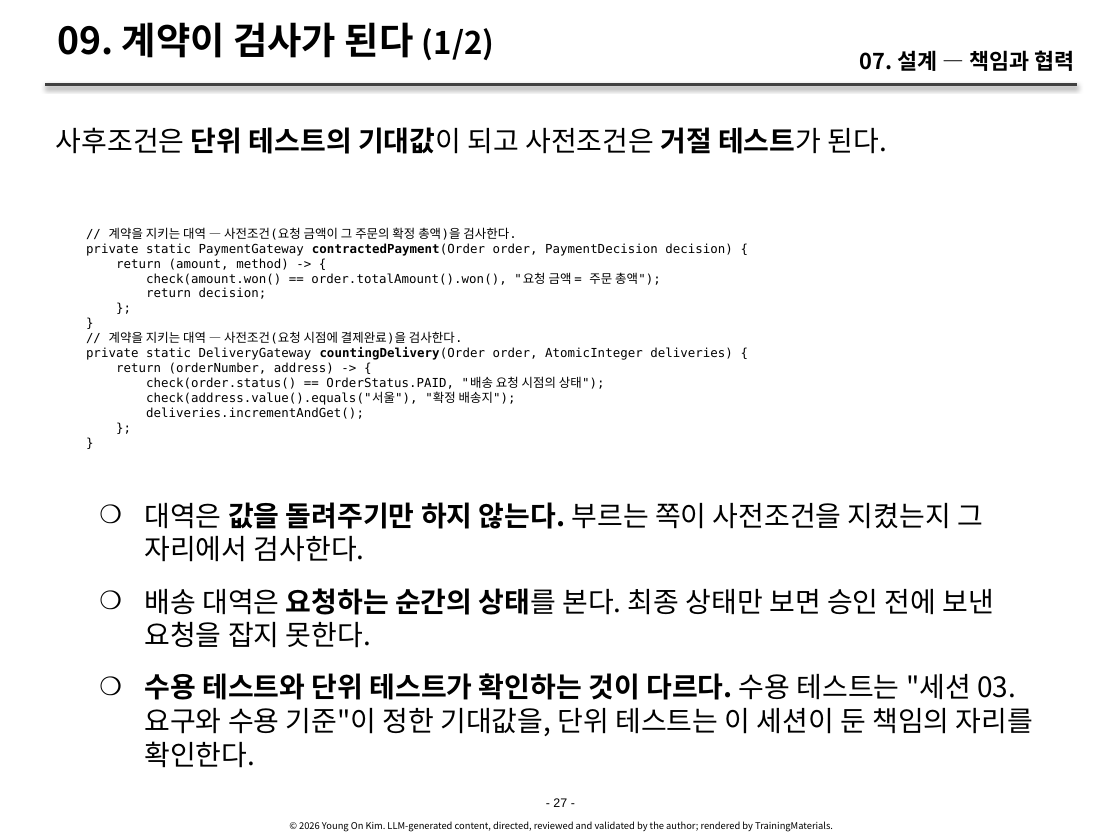
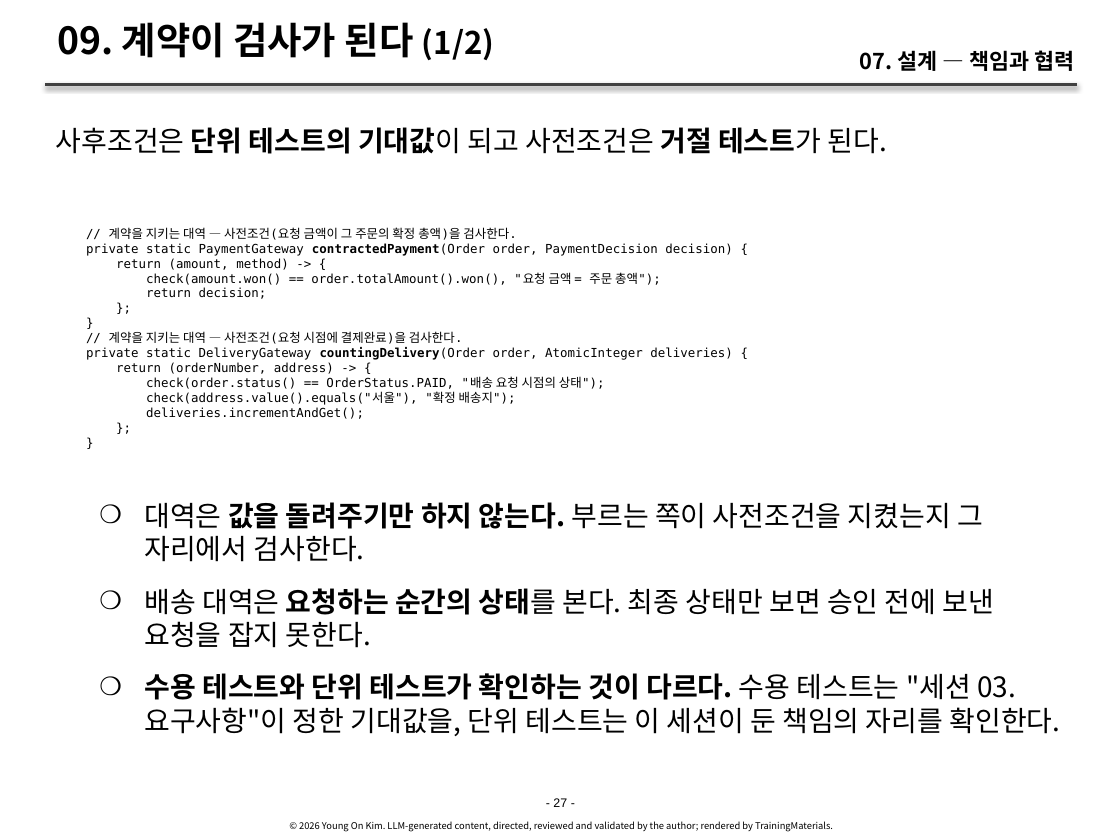
Before and after one commit to YoungSan77/TrainingMaterials, a slide deck: slide 27 of courses/ai-native/sessions/s07.pptx. Drawn at 1120x840 pixels with LibreOffice and Linux fonts; fonts in the diff are those of the drawing. Boxes give left, top, right and bottom in pixels: in the first picture for what was removed or moved away, otherwise in the second. Text is boxed around its words. In the diff, an @@ line names an element or a change of style, - is before the commit and + after.

```diff
--- a/courses/ai-native/sessions/s07.pptx
+++ b/courses/ai-native/sessions/s07.pptx
@@ text at [144,673,1061,736]: text changed @@
-    ❍ 수용 테스트와 단위 테스트가 확인하는 것이 다르다. 수용 테스트는 "세션 03. 요구와 수용 기준"이 정한 기대값을, 단위 테스트는 이 세션이 둔 책임의 자리를 확인한다.
+    ❍ 수용 테스트와 단위 테스트가 확인하는 것이 다르다. 수용 테스트는 "세션 03. 요구사항"이 정한 기대값을, 단위 테스트는 이 세션이 둔 책임의 자리를 확인한다.
```
Also in this commit, not shown: 2 other slides changed, 23 other files.
